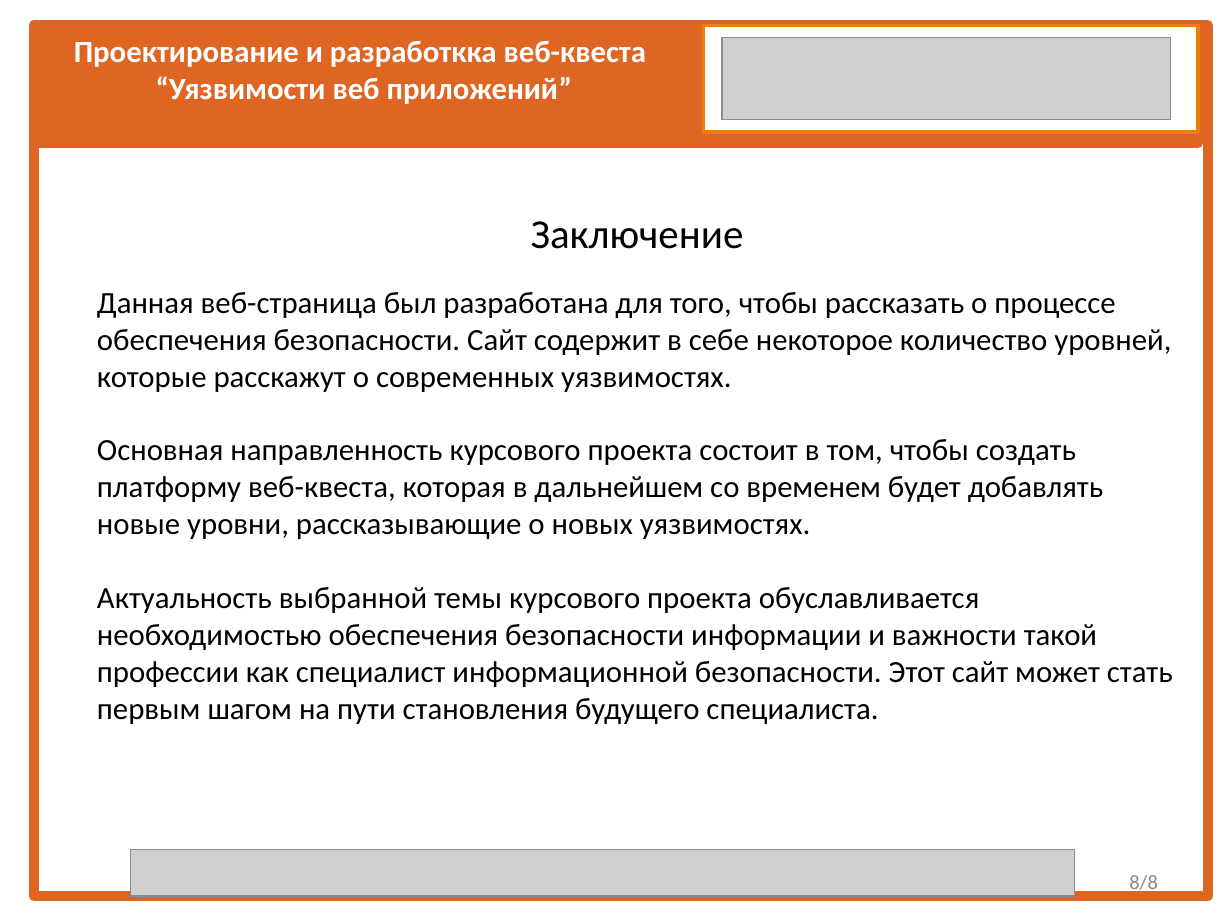
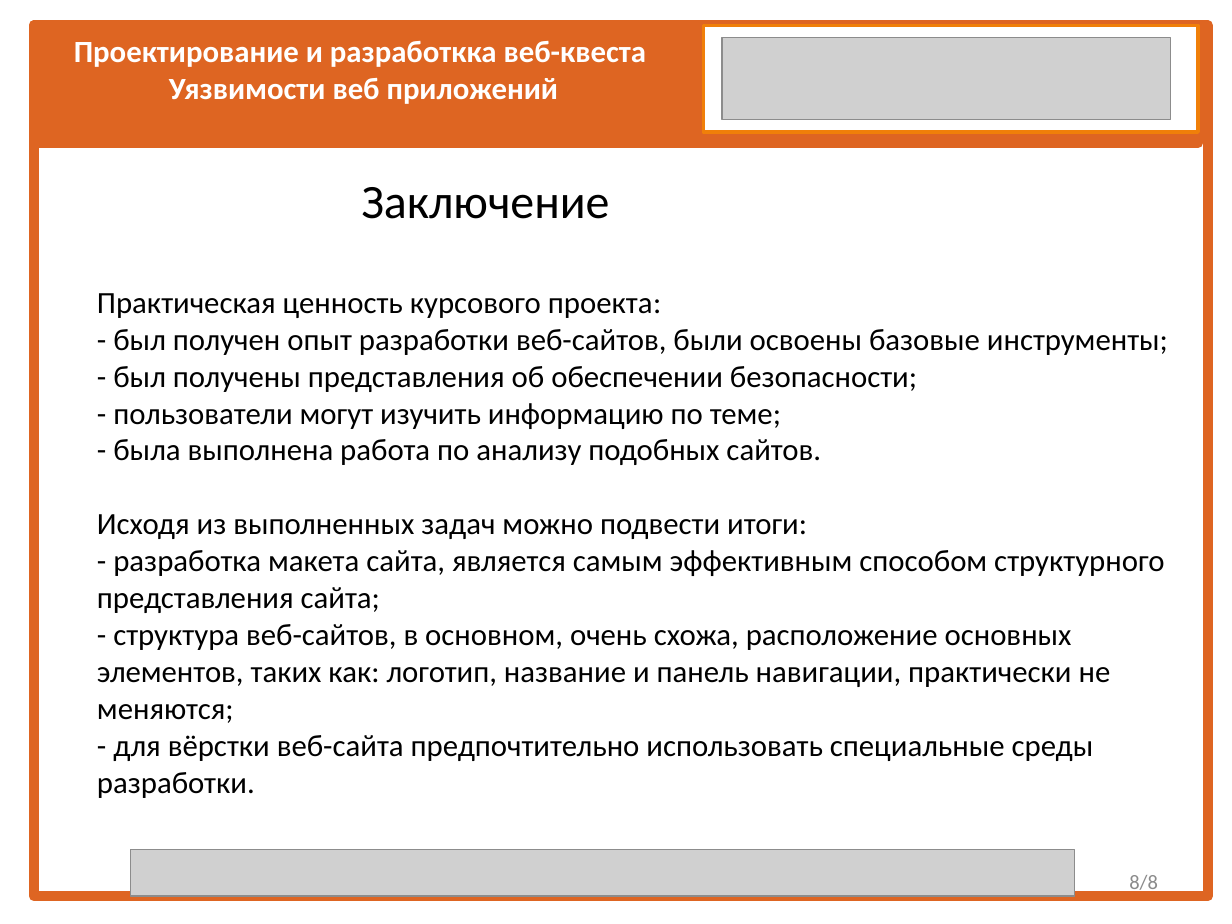
Before and after one commit to Rikishi1488/-, a slide deck: slide 8 of Презентация_шаблон_для защиты КП.pptx. Drawn at 1232x924 pixels with LibreOffice and Linux fonts; fonts in the diff are those of the drawing; grey boxes stand for pictures. Boxes give left, top, right and bottom in pixels: in the first picture for what was removed or moved away, otherwise in the second. Text is boxed around its words. In the diff, an @@ line names an element or a change of style, - is before the commit and + after.

```diff
--- a/Презентация_шаблон_для защиты КП.pptx
+++ b/Презентация_шаблон_для защиты КП.pptx
@@ text at box(169, 78, 558, 104): text changed @@
-“Уязвимости веб приложений”
+Уязвимости веб приложений
@@ text "Заключение": place and size @@
-text "Заключение" at box(531, 221, 744, 249)
+text "Заключение" at box(361, 187, 609, 219)
@@ text "Заключение" at box(361, 187, 609, 219): size 24 to 28 pt; alignment centre to left @@
@@ title at box(97, 293, 1168, 798): text changed @@
-Данная веб-страница был разработана для того, чтобы рассказать о процессе обеспечения безопасности. Сайт содержит в себе некоторое количество уровней, которые расскажут о современных уязвимостях.
-Основная направленность курсового проекта состоит в том, чтобы создать платформу веб-квеста, которая в дальнейшем со временем будет добавлять новые уровни, рассказывающие о новых уязвимостях.
-Актуальность выбранной темы курсового проекта обуславливается необходимостью обеспечения безопасности информации и важности такой профессии как специалист информационной безопасности. Этот сайт может стать первым шагом на пути становления будущего специалиста.
+Практическая ценность курсового проекта:
+- был получен опыт разработки веб-сайтов, были освоены базовые инструменты;
+- был получены представления об обеспечении безопасности;
+- пользователи могут изучить информацию по теме;
+- была выполнена работа по анализу подобных сайтов.
+Исходя из выполненных задач можно подвести итоги:
+- разработка макета сайта, является самым эффективным способом структурного представления сайта;
+- структура веб-сайтов, в основном, очень схожа, расположение основных элементов, таких как: логотип, название и панель навигации, практически не меняются;
+- для вёрстки веб-сайта предпочтительно использовать специальные среды разработки.
```
Also in this commit, not shown: 7 other slides changed, 1 other file.
